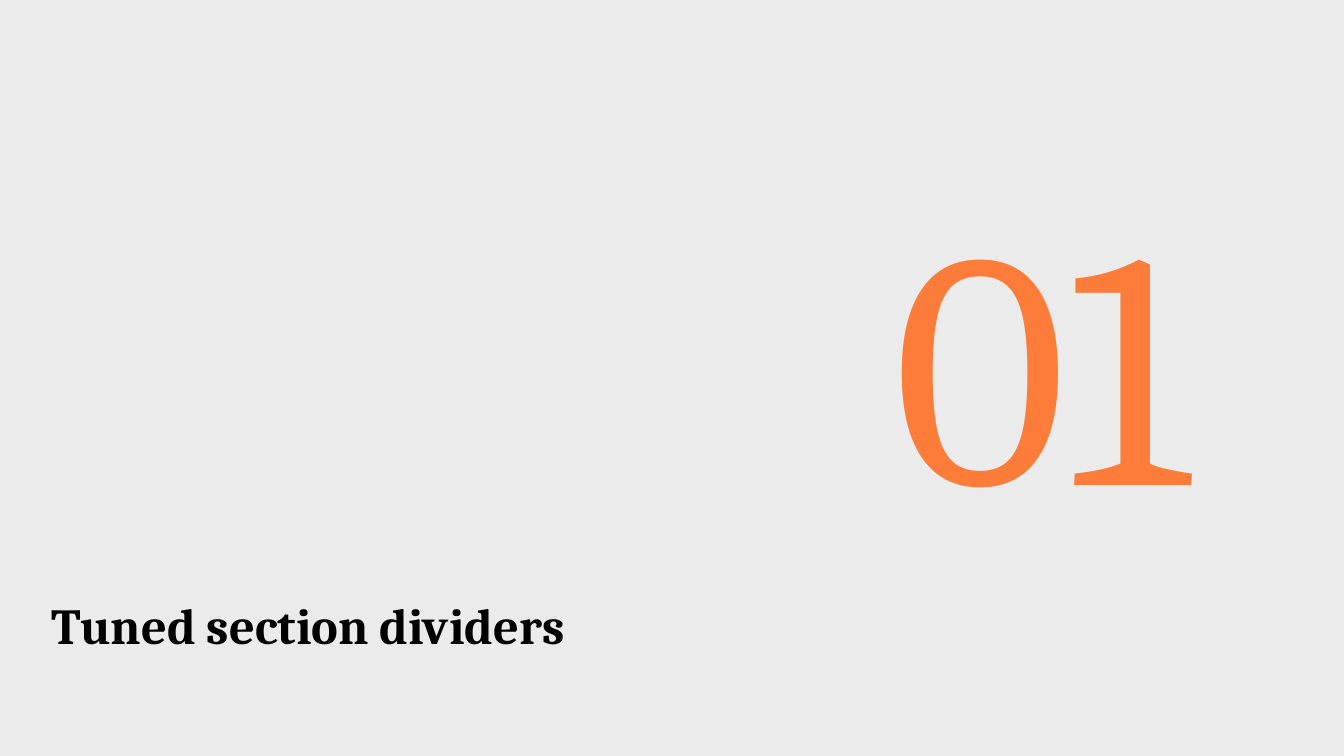
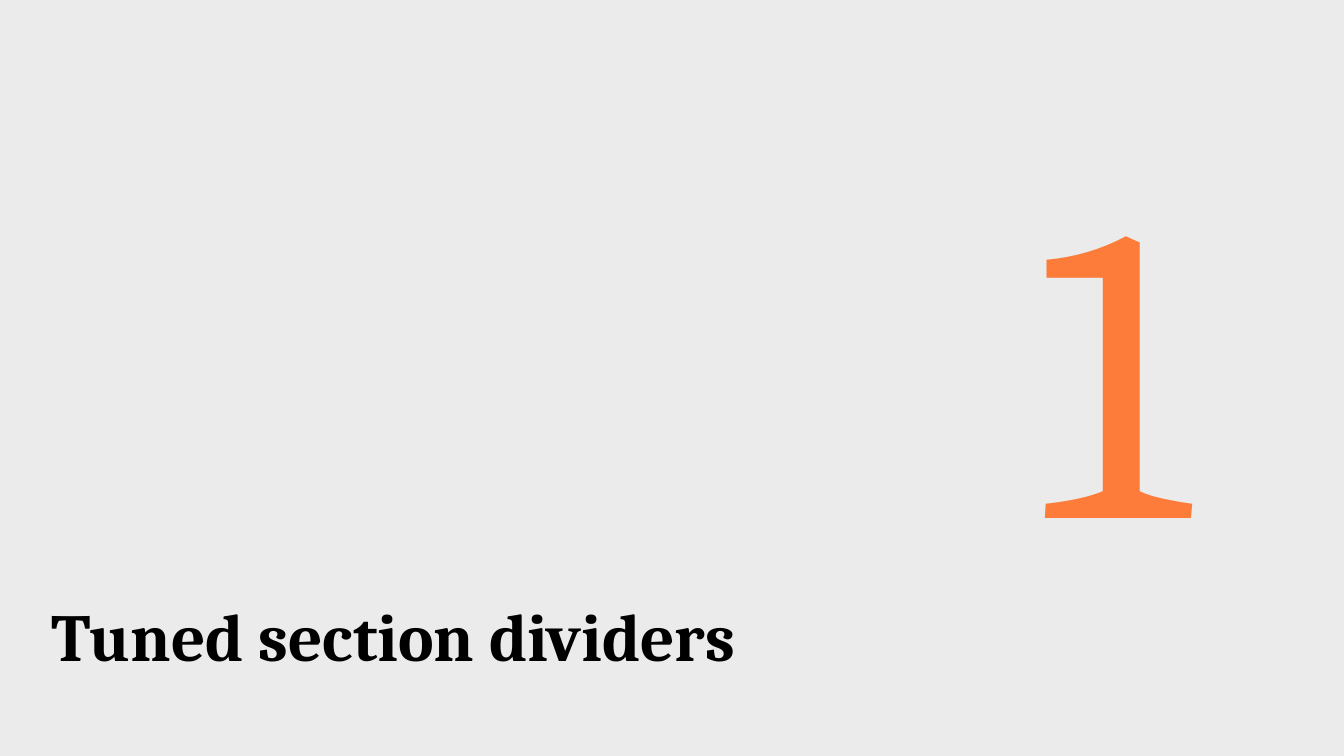
Before and after one commit to JakubNaskretski/pptx-skill-grid, a slide deck: slide 2 of examples/out_v2.pptx. Drawn at 1344x756 pixels with LibreOffice and Linux fonts; fonts in the diff are those of the drawing. Boxes give left, top, right and bottom in pixels: in the first picture for what was removed or moved away, otherwise in the second. Text is boxed around its words. In the diff, an @@ line names an element or a change of style, - is before the commit and + after.

Commit message:
v2.1: type scale alignment, card compound, layout fixes from visual review
Type scale updated to match the corporate reference deck:
  - section_number: 240 → 300pt   (deck uses 350; we pull back to fit)
  - h1:             36  → 48pt
  - h2:             24  → 28pt
  - body:           14  → 15pt
  - statement:      60  → 66pt
  - hero_metric:    160 → 150pt

section_divider:
  - Cell expanded to rows 2-10 (9 rows = 4.82in) so 300pt fits with
    headroom on all 3 alignments. Label compressed to rows 11-12.
  - example_v2.json updated to single-digit numbers ("1", "2", ...).
    The leading-zero variant ("01") was wrapping at narrow widths.

render_heading + render_text:
  - auto_size = MSO_AUTO_SIZE.NONE explicitly. PowerPoint sometimes
    auto-shrinks text in textboxes by default; this was likely making
    the section_number "0/3 too small compared to 3" issue.

Fixes from visual review:
  - render_cta:         ROUNDED_RECTANGLE → RECTANGLE (rounded corners
                        felt off-brand)
  - single_metric:      caption now in row 12 cell (respects side
                        margins) instead of strip:footer (which spans
                        full slide width and made the text hug the
                        left edge)
  - six_up:             dropped the explicit gap row added in the
                        previous fix — visual padding from icon_label's
                        MIDDLE anchor was already enough; the extra row
                        made the gap feel exaggerated

New compound component: card
  - First multi-component primitive. variant=image_left lays out:
    image (32% width, full height) + gap (6%) + label/body (62% width,
    vertically centered against the image).
  - Also supports variants image_top and text_only.
  - Card handles its own internal proportions and gaps, so recipes
    that use cards don't need to micro-place sub-components.

matrix_2x2 refactored to use 'card' component:
  - 4 cards placed on the grid: rows 3-6 / 8-11 (1-row gap between),
    cols 1-6 / 7-12 (cards touch at the L/R boundary, which is text-
    meets-image — visually distinct without needing a gap col).
  - Recipe code now ~half the size; lets the card handle internal
    image/text spacing and vertical centering.

```diff
--- a/examples/out_v2.pptx
+++ b/examples/out_v2.pptx
@@ text at [1037,236,1189,518]: text changed; size 240 to 300 pt @@
-01
+1
@@ text "Tuned section dividers" at [52,614,735,662]: size 36 to 48 pt @@
```
Also in this commit, not shown: 12 other slides changed, 10 other files.
